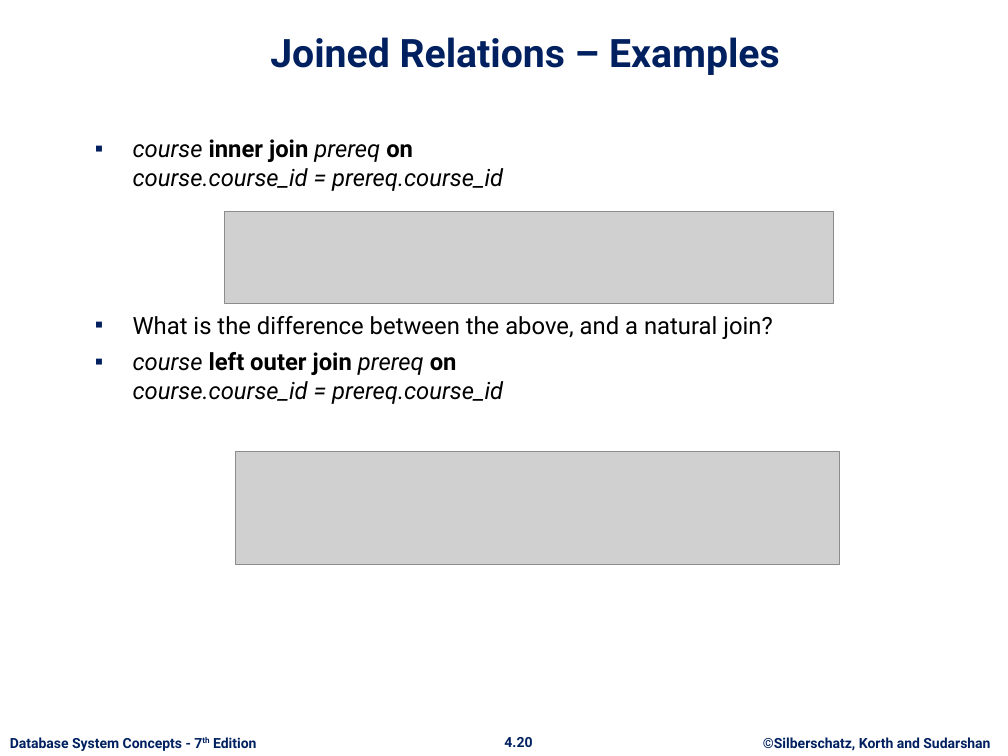
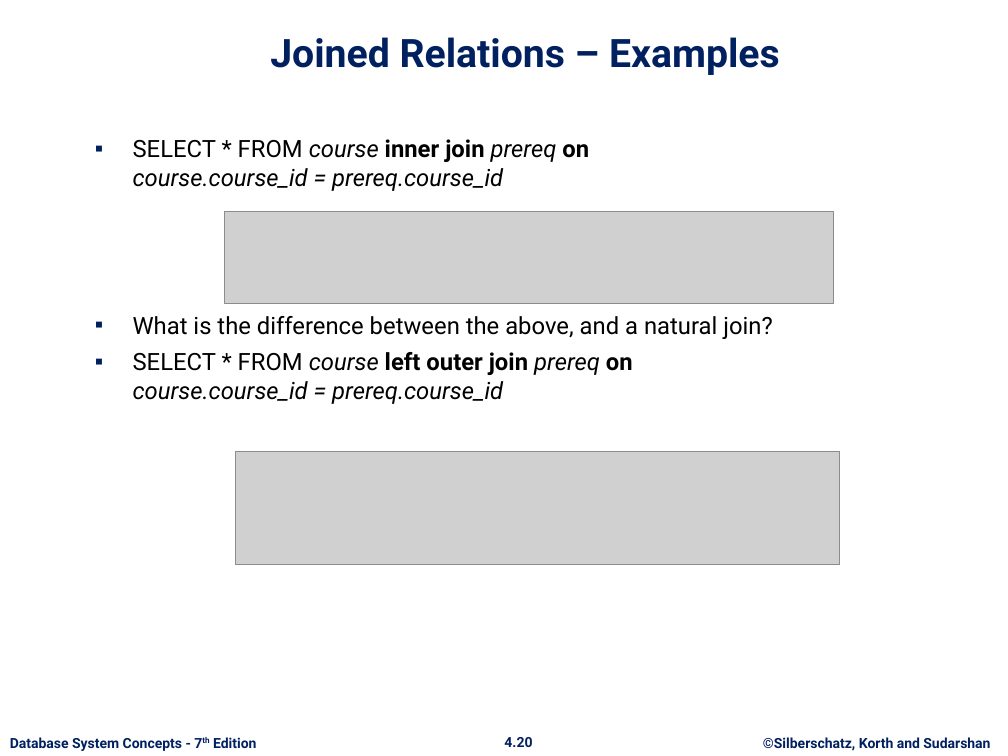
Before and after one commit to asimriaz/DatabaseSystems-Spring-2024, a slide deck: slide 20 of Lecture-4.pptx. Drawn at 1008x756 pixels with LibreOffice and Linux fonts; fonts in the diff are those of the drawing; grey boxes stand for pictures; background and template pictures are left out. Boxes give left, top, right and bottom in pixels: in the first picture for what was removed or moved away, otherwise in the second. Text is boxed around its words. In the diff, an @@ line names an element or a change of style, - is before the commit and + after.

Commit message:
Lecture-4

```diff
--- a/Lecture-4.pptx
+++ b/Lecture-4.pptx
@@ text at (x1=133, y1=139, x2=589, y2=191): text changed @@
-▪ course inner join prereq on
-  course.course_id = prereq.course_id
+▪ SELECT * FROM course inner join prereq on
+  course.course_id = prereq.course_id
@@ text at (x1=133, y1=352, x2=633, y2=404): text changed @@
-▪ course left outer join prereq on
-  course.course_id = prereq.course_id
+▪ SELECT * FROM course left outer join prereq on
+  course.course_id = prereq.course_id
```
Also in this commit, not shown: 9 other slides changed.
